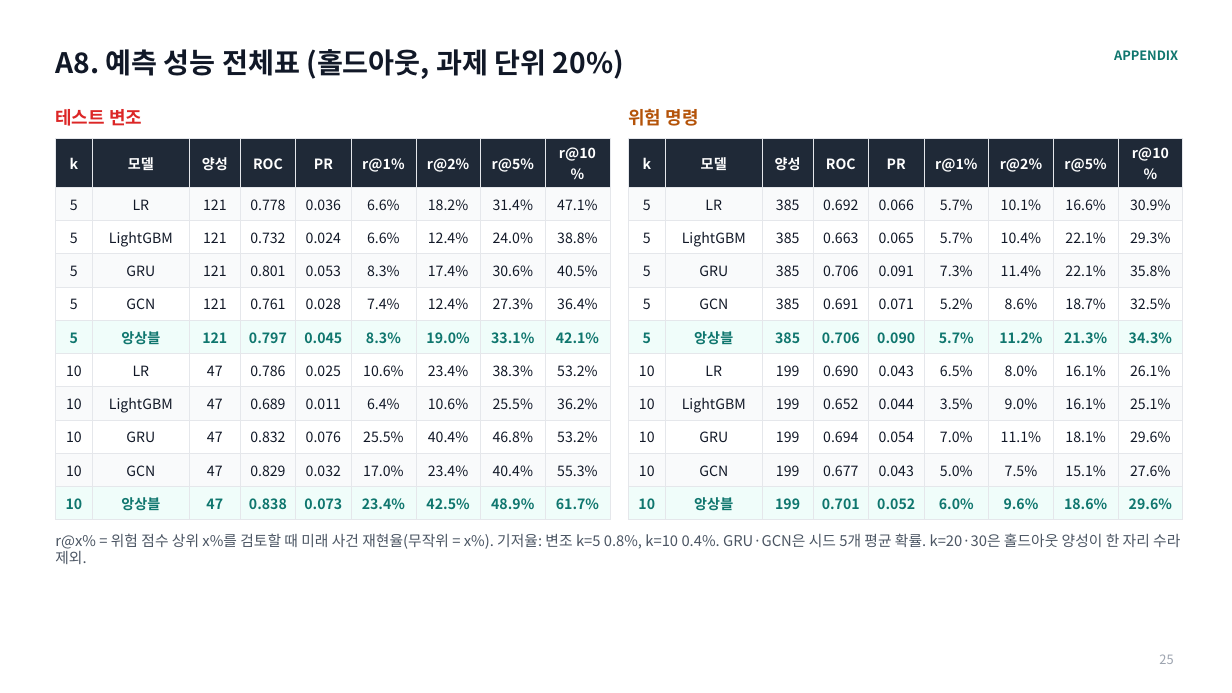
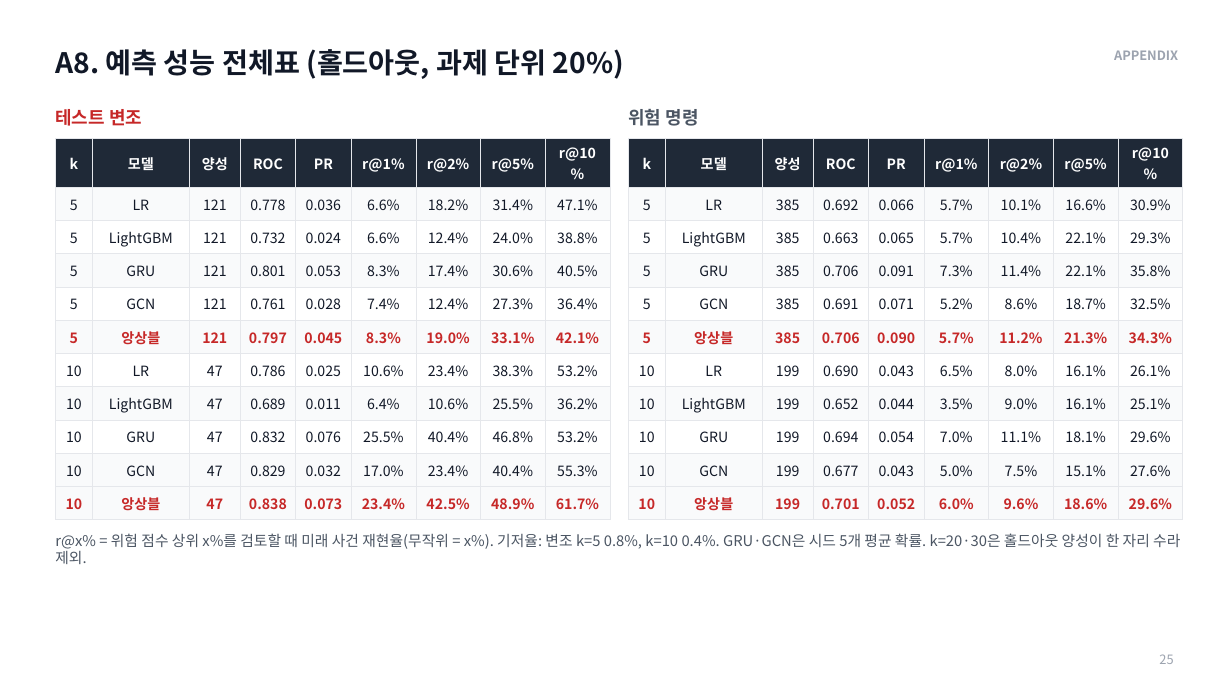
Before and after one commit to jeonbinggu/bigdata-agent-failure-prediction, a slide deck: slide 25 of slides/27팀_발표.pptx. Drawn at 1232x693 pixels with LibreOffice and Linux fonts; fonts in the diff are those of the drawing. Boxes give left, top, right and bottom in pixels: in the first picture for what was removed or moved away, otherwise in the second. Text is boxed around its words. In the diff, an @@ line names an element or a change of style, - is before the commit and + after.

```diff
--- a/slides/27팀_발표.pptx
+++ b/slides/27팀_발표.pptx
@@ text "APPENDIX" at [1114, 50, 1178, 60]: text colour #0F766E to #9CA3AF @@
@@ text "테스트 변조" at [55, 109, 142, 126]: text colour #DC2626 to #C62828 @@
@@ text "위험 명령" at [628, 109, 698, 126]: text colour #B45309 to #4B5563 @@
@@ table at [55, 139, 610, 514] @@
@@ fill #F0FDFA to #F9FAFB in 18 cells @@
@@ text colour #0F766E to #C62828 in "5", "앙상블", "121", "0.797" and 14 more places @@
@@ table at [628, 139, 1183, 515] @@
@@ fill #F0FDFA to #F9FAFB in 18 cells @@
@@ text colour #0F766E to #C62828 in "5", "앙상블", "385", "0.706" and 14 more places @@
```
Also in this commit, not shown: 30 other slides changed, 4 other files.
